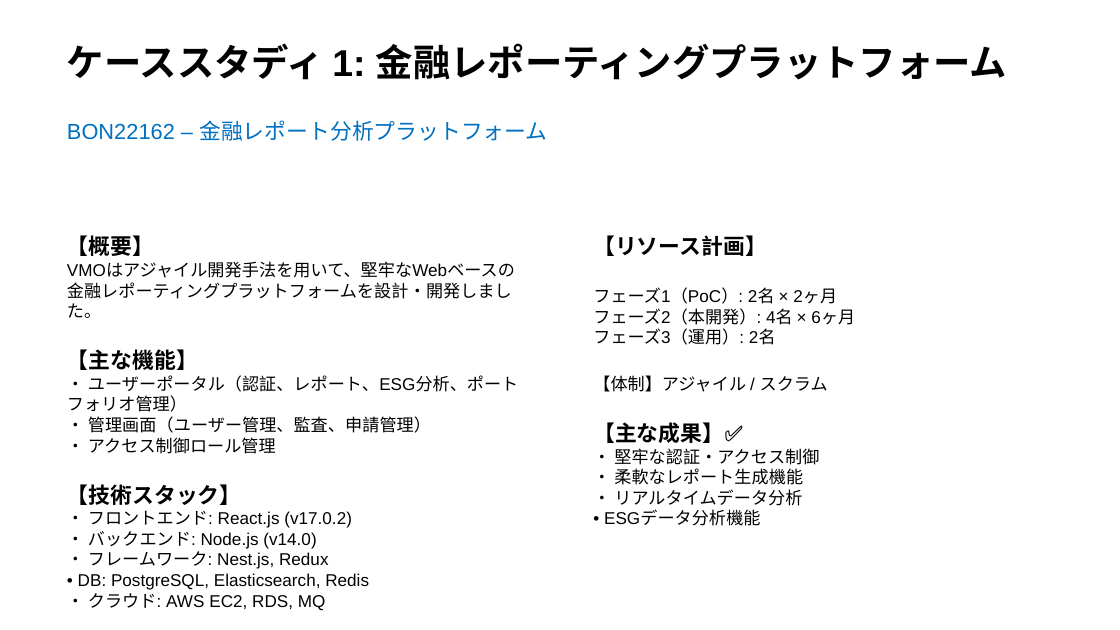
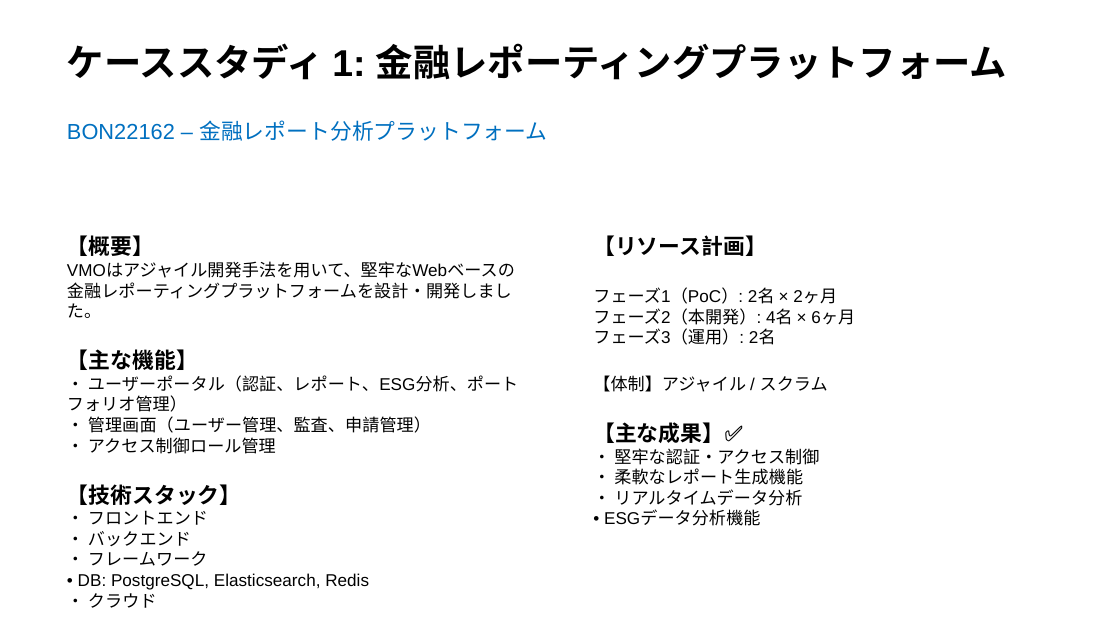
Before and after one commit to sslakd/Utility-app, a slide deck: slide 30 of Fujifilm_ODC_Proposal_JP.pptx. Drawn at 1120x630 pixels with LibreOffice and Linux fonts; fonts in the diff are those of the drawing. Boxes give left, top, right and bottom in pixels: in the first picture for what was removed or moved away, otherwise in the second. Text is boxed around its words. In the diff, an @@ line names an element or a change of style, - is before the commit and + after.

```diff
--- a/Fujifilm_ODC_Proposal_JP.pptx
+++ b/Fujifilm_ODC_Proposal_JP.pptx
@@ text at [88, 510, 208, 566]: text changed @@
-• フロントエンド: React.js (v17.0.2)
-• バックエンド: Node.js (v14.0)
-• フレームワーク: Nest.js, Redux
+• フロントエンド
+• バックエンド
+• フレームワーク
@@ text at [88, 589, 157, 608]: text changed @@
-• クラウド: AWS EC2, RDS, MQ
+• クラウド
```
Also in this commit, not shown: 20 other slides changed, 1 slide added, 1 slide removed.
